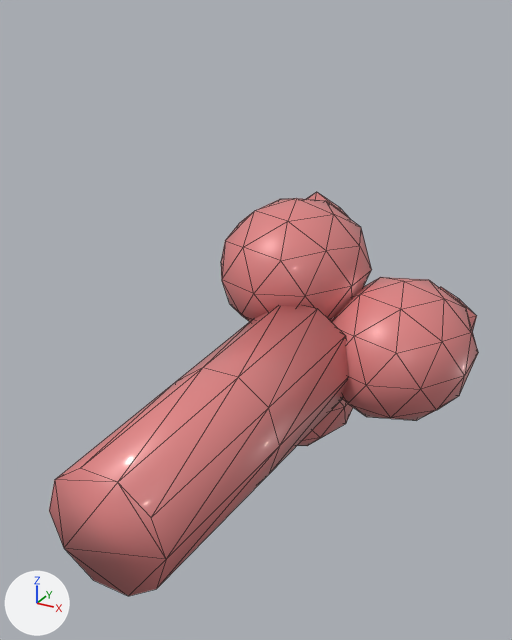
Before and after pictures for a commit that changed the glTF model exports/glb/receptor_fra.glb.
Camera for both pictures: a 50 mm lens placed at (0.814, -1.4, 0.967), pointed at (-0.029, 0.133, 0.201). Lighting does not change. The marker at lower left points along +X, +Y and +Z. The first picture is the older version. Mesh edges are drawn as thin lines.

The first picture shows 'Receptor_FR_Alpha'.
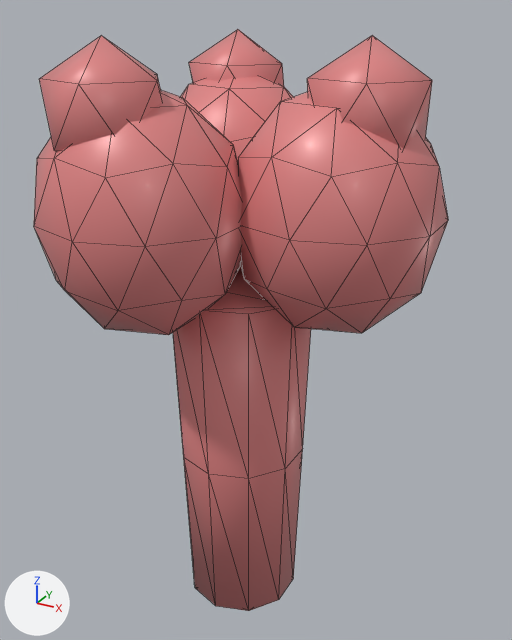
Changed parts and their boxes (x1, y1, x2, y2) in the pictures (512 x 640 px; the box of a moved part takes in the faces that stretch with it):
'Receptor_FR_Alpha', reshaped (44% taller): before (49, 192, 478, 596); after (34, 29, 448, 611)
part 1 of me_receptor_fr_alpha_mesh, moved or reshaped: before (49, 306, 349, 596); after (173, 269, 311, 611)
part 2 of me_receptor_fr_alpha_mesh, moved or reshaped: before (330, 277, 478, 420); after (237, 92, 448, 333)
part 3 of me_receptor_fr_alpha_mesh, moved or reshaped (mostly hidden before): before (439, 287, 477, 331); after (307, 35, 432, 149)
part 4 of me_receptor_fr_alpha_mesh, moved or reshaped: before (221, 198, 372, 322); after (34, 90, 242, 335)
part 5 of me_receptor_fr_alpha_mesh, moved or reshaped (mostly hidden before): before (306, 192, 350, 219); after (39, 35, 163, 152)
part 6 of me_receptor_fr_alpha_mesh, moved or reshaped: before (297, 399, 353, 446); after (181, 77, 293, 270)
part 7 of me_receptor_fr_alpha_mesh, moved or reshaped (not visible before): after (189, 29, 284, 86)

The edits, one by one:
me_receptor_fr_alpha_mesh is used by ob_receptor_fr_alpha; location (0.0, 0.0, 0.0).
me_receptor_fr_alpha_mesh had 192 vertices, 356 faces and spanned x -0.348..0.468, y -0.55..0.899, z -0.429..0.429.
me_receptor_fr_alpha_mesh now has 192 vertices, 356 faces and spans x -0.348..0.468, y -0.429..0.429, z -0.55..0.92.
me_receptor_fr_alpha_mesh part 1: the loose piece of 30 vertices spanning x -0.18..0.18, y -0.55..0.35, z -0.171..0.171 is multiplied about the mesh origin by the matrix ((0.0, 0.0, 1.0), (1.0, 0.0, 0.0), (0.0, 1.0, 0.0)).
me_receptor_fr_alpha_mesh part 2: the loose piece of 42 vertices spanning x 0.012..0.468, y 0.284..0.836, z -0.221..0.221 is scaled about its middle by (1, 0.8, 1.25), then moved by (0.0, -0.56, 0.56).
me_receptor_fr_alpha_mesh part 3: the loose piece of 12 vertices spanning x 0.175..0.425, y 0.661..0.899, z -0.14..0.14 is moved by (0.0, -0.78, 0.78).
me_receptor_fr_alpha_mesh part 4: the loose piece of 42 vertices spanning x -0.348..0.108, y 0.284..0.836, z -0.013..0.429 is scaled about its middle by (1, 0.8, 1.25), then moved by (0.0, -0.768, 0.352).
me_receptor_fr_alpha_mesh part 5: the loose piece of 12 vertices spanning x -0.275..-0.025, y 0.661..0.899, z 0.12..0.4 is moved by (0.0, -1.04, 0.52).
me_receptor_fr_alpha_mesh part 6: the loose piece of 42 vertices spanning x -0.348..0.108, y 0.284..0.836, z -0.429..0.013 is scaled about its middle by (1, 0.8, 1.25), then moved by (0.0, -0.352, 0.768).
me_receptor_fr_alpha_mesh part 7: the loose piece of 12 vertices spanning x -0.275..-0.025, y 0.661..0.899, z -0.4..-0.12 is moved by (0.0, -0.52, 1.04).
